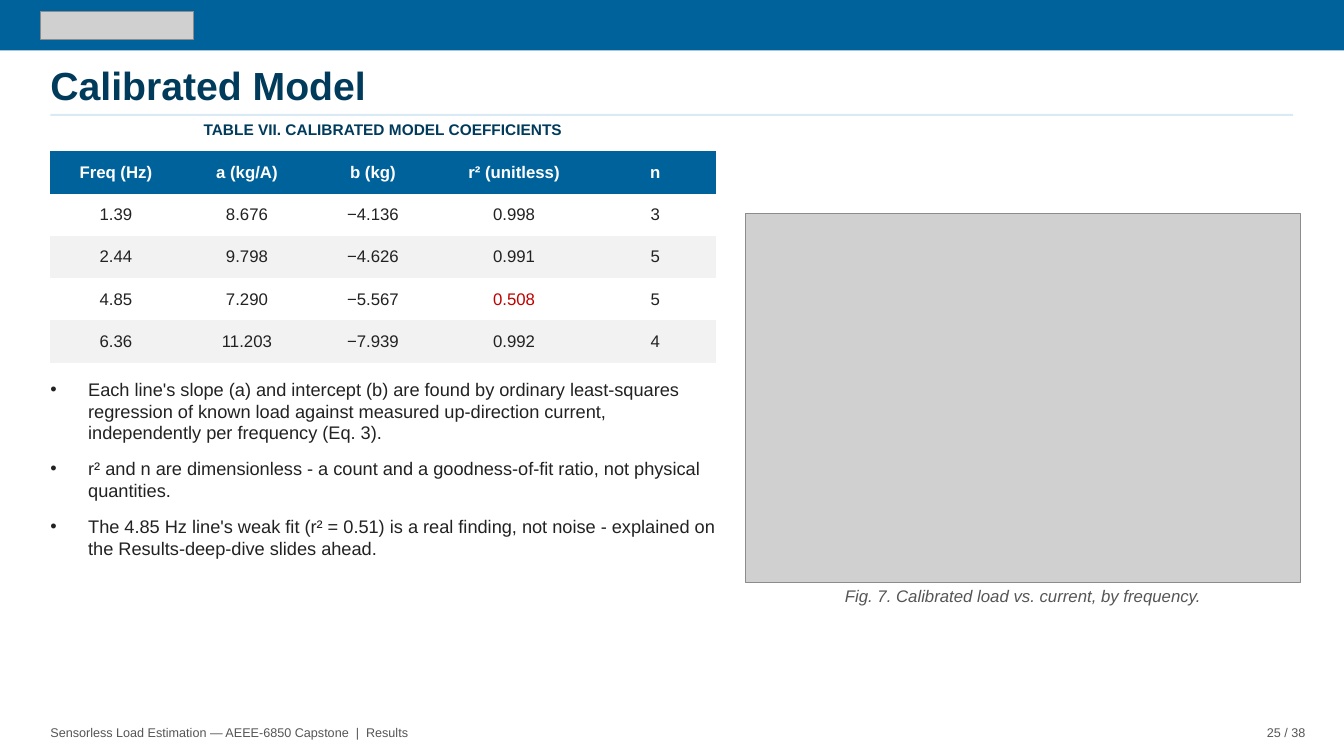
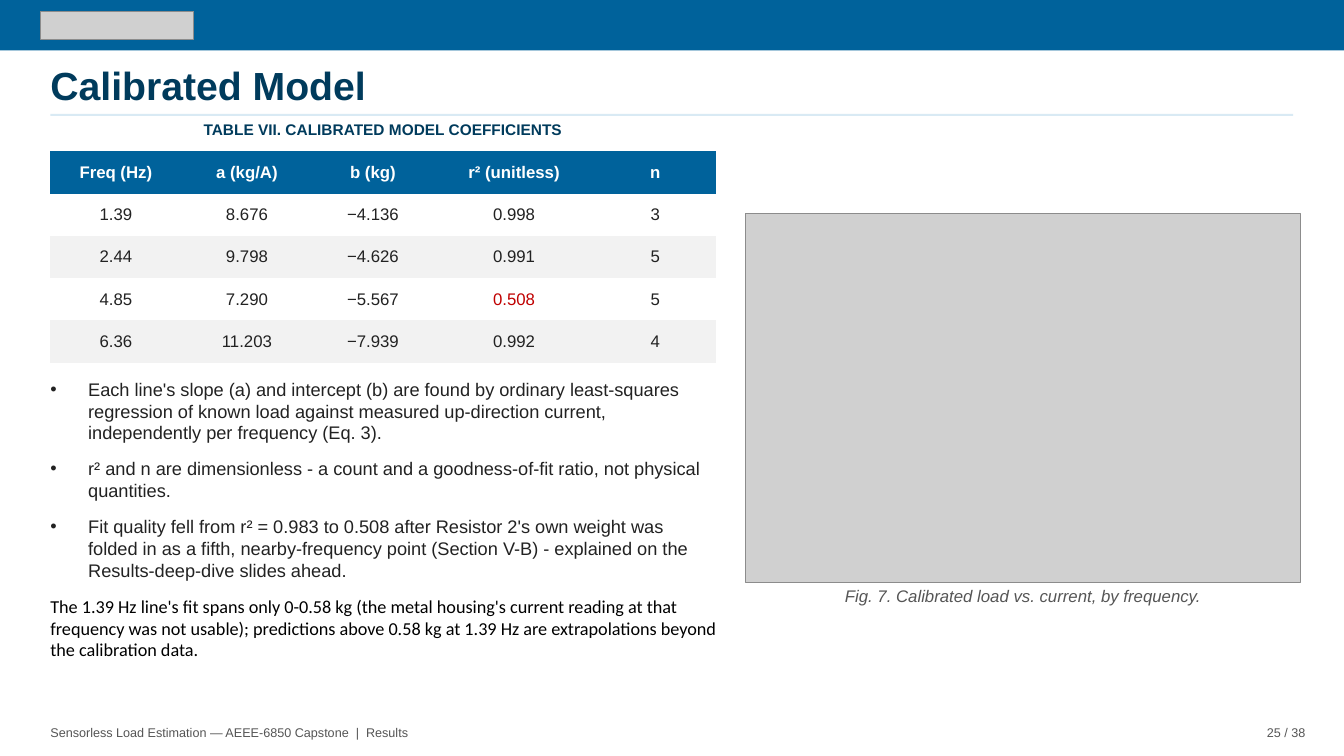
Before and after one commit to David-4529/Capstone, a slide deck: slide 25 of docs/paper/Sensorless_Load_Estimation_Deck_Rev17.pptx. Drawn at 1344x756 pixels with LibreOffice and Linux fonts; fonts in the diff are those of the drawing; grey boxes stand for pictures. Boxes give left, top, right and bottom in pixels: in the first picture for what was removed or moved away, otherwise in the second. Text is boxed around its words. In the diff, an @@ line names an element or a change of style, - is before the commit and + after.

```diff
--- a/docs/paper/Sensorless_Load_Estimation_Deck_Rev17.pptx
+++ b/docs/paper/Sensorless_Load_Estimation_Deck_Rev17.pptx
@@ text at <box>50,519,716,638</box>: text changed; font Arial to Calibri; text colour #222222 to #000000 @@
-• The 4.85 Hz line's weak fit (r² = 0.51) is a real finding, not noise - explained on the Results-deep-dive slides ahead.
+• Fit quality fell from r² = 0.983 to 0.508 after Resistor 2's own weight was folded in as a fifth, nearby-frequency point (Section V-B) - explained on the Results-deep-dive slides ahead.
+The 1.39 Hz line's fit spans only 0-0.58 kg (the metal housing's current reading at that frequency was not usable); predictions above 0.58 kg at 1.39 Hz are extrapolations beyond the calibration data.
```
Also in this commit, not shown: 8 other slides changed.
